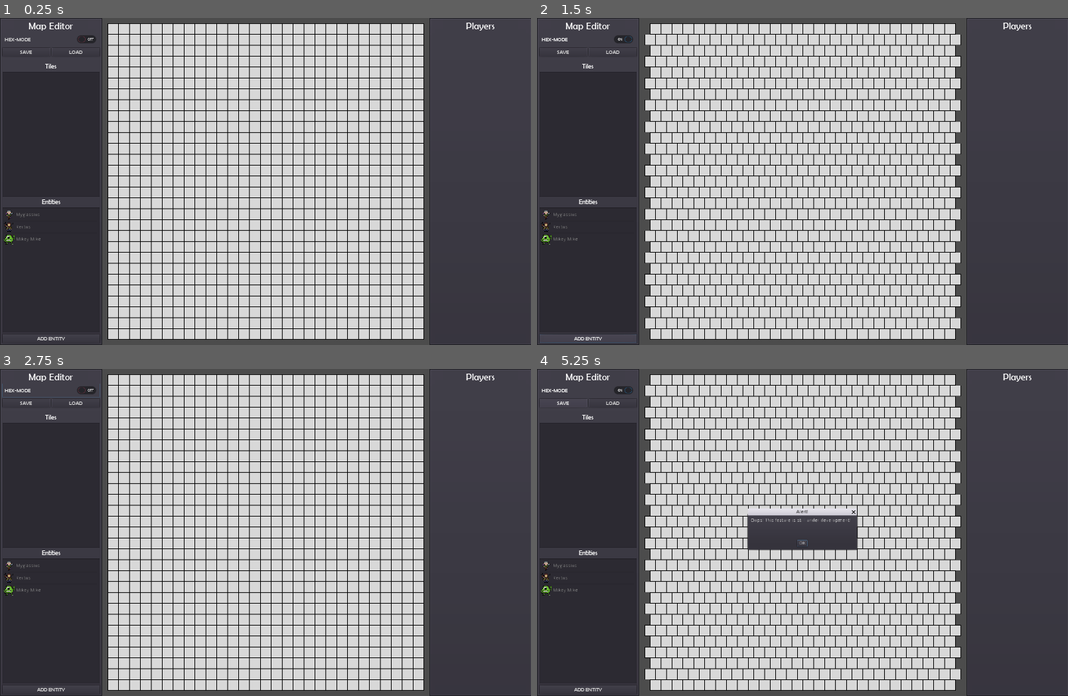
Above: before the commit, frames 1-4 (two rows, left to right).
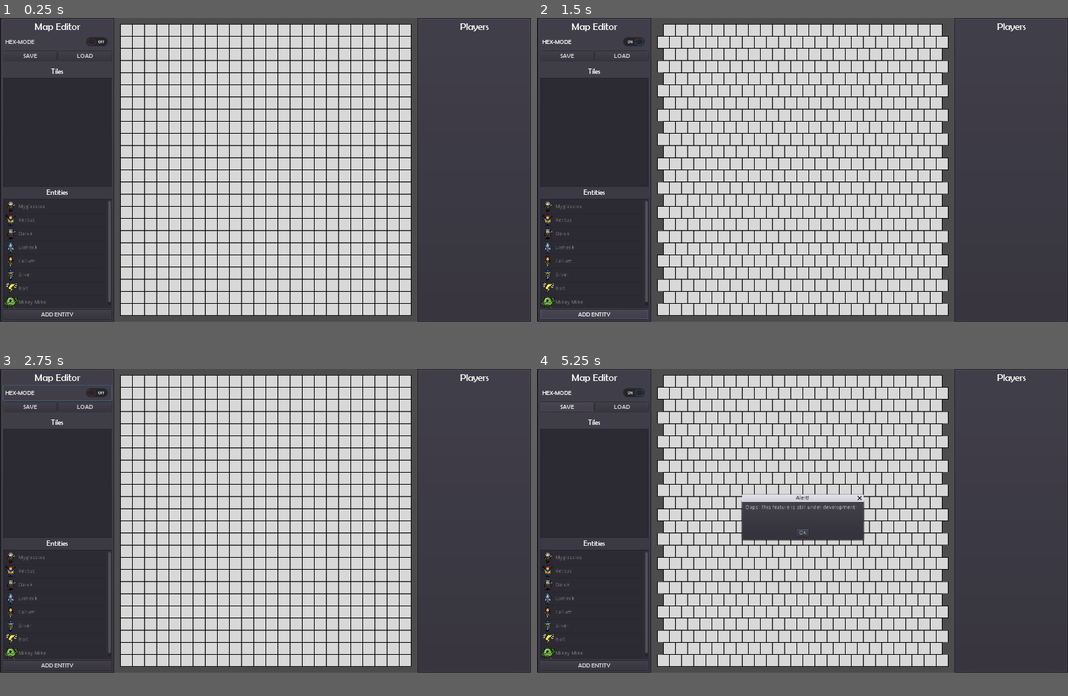
Above: after the commit, the same moments.

Repository: BradHipsher/Map20
Game: Godot game, scene res://main/main.tscn
Two runs of this game, one before a commit and one after it. Both use one fixed random seed, a clock stepped at 60 frames per second and the inputs below.
Inputs:
- Up to frame 1 (0.25 s): no input
- Up to frame 2 (1.5 s): click "HEX-MODE" at 0.5 s; click "ADD ENTITY" at 1.25 s
- Up to frame 3 (2.75 s): click "HEX-MODE" at 2 s
- Up to frame 4 (5.25 s): click "ADD ENTITY" at 2.75 s; click "HEX-MODE" at 3.5 s; click "ADD ENTITY" at 4.25 s; click "SAVE" at 5 s
In our replay, the window is 800x492 before the commit and 800x457 after it. These sizes can differ from the game's own. Grey fills any space a smaller window leaves; there, only what the larger window draws over its background counts as a difference.

The runs differ from the first frame. In frame 1, 27% of the frame differs, in the area x 0-100%, y 0-100%; in frame 2, 27%; in frame 3, 27%; in frame 4, 27%.

Commit message:
added rest of the parter and made player area drag-droppable

Diff:
--- a/main/character-card/character-card.gd
+++ b/main/character-card/character-card.gd
@@ -1,5 +1,8 @@
 extends PanelContainer
 
+var Card = load("res://main/character-card/character-card.tscn")
+
+var dat
 var icn
 var nam
 var dam
@@ -8,15 +11,46 @@
 
 func _ready():
 	print("card ready")
-	icn = get_node("HBoxContainer/icon")
-	nam = get_node("HBoxContainer/VBoxContainer/name")
-	dam = get_node("HBoxContainer/VBoxContainer/stat-container/dmg")
-	hgt = get_node("HBoxContainer/VBoxContainer/stat-container/ht")
-	con = get_node("HBoxContainer/VBoxContainer/condition-container/condition")
+	dat = get_node("character-data")
+	icn = get_node("hbox/icon")
+	nam = get_node("hbox/vbox/name")
+	dam = get_node("hbox/vbox/stat-container/dmg")
+	hgt = get_node("hbox/vbox/stat-container/ht")
+	con = get_node("hbox/vbox/condition-container/condition")
 
 func populate(txt, nm, dmg, ht, cond):
+	dat = get_node("character-data")
+	dat.populate(txt, nm, dmg, ht, cond)
+	icn = get_node("hbox/icon")
+	nam = get_node("hbox/vbox/name")
+	dam = get_node("hbox/vbox/stat-container/dmg")
+	hgt = get_node("hbox/vbox/stat-container/ht")
+	con = get_node("hbox/vbox/condition-container/condition")
 	icn.texture = txt
 	nam.text = nm
 	dam.value = dmg
 	hgt.value = ht
 	con.text = cond
+
+func get_drag_data(position):
+	var data = {}
+	var drag_card = Card.instance()
+	drag_card.populate(
+		dat.icnVal,
+		dat.namVal,
+		dat.damVal,
+		dat.hgtVal,
+		dat.conVal
+	)
+	data["orig"] = self
+	var ctrl = Control.new()
+	ctrl.add_child(drag_card)
+	drag_card.rect_position = -0.5 * drag_card.rect_size
+	set_drag_preview(ctrl)
+	return data
+
+func can_drop_data(position, data):
+	return true
+
+func drop_data(position, data):
+	get_parent().move_child(data["orig"],get_index())
--- a/main/character-card/character-card.tscn
+++ b/main/character-card/character-card.tscn
@@ -1,8 +1,9 @@
-[gd_scene load_steps=6 format=2]
+[gd_scene load_steps=7 format=2]
 
 [ext_resource path="res://res/img/myglassius.png" type="Texture" id=1]
 [ext_resource path="res://res/fonts/BRLNSR.TTF" type="DynamicFontData" id=2]
 [ext_resource path="res://main/character-card/character-card.gd" type="Script" id=3]
+[ext_resource path="res://main/character-data/character-data.tscn" type="PackedScene" id=4]
 
 [sub_resource type="DynamicFont" id=1]
 size = 20
@@ -13,23 +14,29 @@
 font_data = ExtResource( 2 )
 
 [node name="character-card" type="PanelContainer"]
-margin_right = 138.0
-margin_bottom = 64.0
-size_flags_horizontal = 3
+margin_left = 7.0
+margin_top = 7.0
+margin_right = 267.0
+margin_bottom = 88.0
 script = ExtResource( 3 )
 __meta__ = {
 "_edit_use_anchors_": false
 }
 
-[node name="HBoxContainer" type="HBoxContainer" parent="."]
+[node name="character-data" parent="." instance=ExtResource( 4 )]
+
+[node name="hbox" type="HBoxContainer" parent="."]
 margin_left = 7.0
 margin_top = 7.0
 margin_right = 267.0
-margin_bottom = 92.0
+margin_bottom = 88.0
+__meta__ = {
+"_edit_use_anchors_": false
+}
 
-[node name="icon" type="TextureRect" parent="HBoxContainer"]
+[node name="icon" type="TextureRect" parent="hbox"]
 margin_right = 64.0
-margin_bottom = 85.0
+margin_bottom = 81.0
 rect_min_size = Vector2( 64, 0 )
 size_flags_vertical = 3
 texture = ExtResource( 1 )
@@ -38,61 +45,63 @@
 "_edit_use_anchors_": false
 }
 
-[node name="VBoxContainer" type="VBoxContainer" parent="HBoxContainer"]
+[node name="vbox" type="VBoxContainer" parent="hbox"]
 margin_left = 68.0
 margin_right = 260.0
-margin_bottom = 85.0
+margin_bottom = 81.0
 size_flags_horizontal = 3
 
-[node name="name" type="Label" parent="HBoxContainer/VBoxContainer"]
+[node name="name" type="Label" parent="hbox/vbox"]
 margin_right = 192.0
 margin_bottom = 23.0
 custom_fonts/font = SubResource( 1 )
 
-[node name="stat-container" type="HBoxContainer" parent="HBoxContainer/VBoxContainer"]
+[node name="stat-container" type="HBoxContainer" parent="hbox/vbox"]
 margin_top = 27.0
 margin_right = 192.0
 margin_bottom = 51.0
 
-[node name="dmg-label" type="Label" parent="HBoxContainer/VBoxContainer/stat-container"]
+[node name="dmg-label" type="Label" parent="hbox/vbox/stat-container"]
 margin_top = 5.0
 margin_right = 18.0
 margin_bottom = 19.0
 text = "D: "
 
-[node name="dmg" type="SpinBox" parent="HBoxContainer/VBoxContainer/stat-container"]
+[node name="dmg" type="SpinBox" parent="hbox/vbox/stat-container"]
 margin_left = 22.0
 margin_right = 96.0
 margin_bottom = 24.0
 size_flags_horizontal = 3
 
-[node name="ht-label" type="Label" parent="HBoxContainer/VBoxContainer/stat-container"]
+[node name="ht-label" type="Label" parent="hbox/vbox/stat-container"]
 margin_left = 100.0
 margin_top = 5.0
 margin_right = 114.0
 margin_bottom = 19.0
 text = "H:"
 
-[node name="ht" type="SpinBox" parent="HBoxContainer/VBoxContainer/stat-container"]
+[node name="ht" type="SpinBox" parent="hbox/vbox/stat-container"]
 margin_left = 118.0
 margin_right = 192.0
 margin_bottom = 24.0
 size_flags_horizontal = 3
 
-[node name="condition-container" type="HBoxContainer" parent="HBoxContainer/VBoxContainer"]
+[node name="condition-container" type="HBoxContainer" parent="hbox/vbox"]
 margin_top = 55.0
 margin_right = 192.0
 margin_bottom = 81.0
 
-[node name="con-label" type="Label" parent="HBoxContainer/VBoxContainer/condition-container"]
+[node name="con-label" type="Label" parent="hbox/vbox/condition-container"]
 margin_top = 6.0
 margin_right = 69.0
 margin_bottom = 20.0
 text = "Condition: "
 
-[node name="condition" type="LineEdit" parent="HBoxContainer/VBoxContainer/condition-container"]
+[node name="condition" type="LineEdit" parent="hbox/vbox/condition-container"]
 margin_left = 73.0
 margin_right = 192.0
 margin_bottom = 26.0
 size_flags_horizontal = 3
 custom_fonts/font = SubResource( 2 )
+caret_blink = true
+caret_blink_speed = 0.5
--- /dev/null
+++ b/main/character-data/character-data.gd
@@ -0,0 +1,14 @@
+extends Node
+
+var icnVal
+var namVal
+var damVal
+var hgtVal
+var conVal
+
+func populate(txt, nm, dmg, ht, cond):
+	icnVal = txt
+	namVal = nm
+	damVal = dmg
+	hgtVal = ht
+	conVal= cond
--- /dev/null
+++ b/main/character-data/character-data.tscn
@@ -0,0 +1,6 @@
+[gd_scene load_steps=2 format=2]
+
+[ext_resource path="res://main/character-data/character-data.gd" type="Script" id=1]
+
+[node name="character-data" type="Node"]
+script = ExtResource( 1 )
--- a/main/grid/Grid2D.gd
+++ b/main/grid/Grid2D.gd
@@ -27,18 +27,18 @@
 func generate_grid():
 	gridPositions = []
 	if (gridType == 'rect'):
-		for j in 29:
-			for i in 29:
+		for j in 24:
+			for i in 24:
 				var pos = Vector2(32+i*32, 32+j*32)
 				gridPositions.append(pos)
 	if (gridType == 'hex'):
-		for j in 29:
+		for j in 24:
 			if(j % 2):
-				for i in 29:
+				for i in 24:
 					var pos = Vector2(32+i*32, 32+j*32)
 					gridPositions.append(pos)
 			if(! j % 2):
-				for i in 28:
+				for i in 23:
 					var pos = Vector2(48+i*32, 32+j*32)
 					gridPositions.append(pos)
 	refresh_tiles()
--- a/main/main.gd
+++ b/main/main.gd
@@ -2,6 +2,11 @@
 
 const myglassiusTxt = preload("res://res/img/myglassius.png")
 const rectusTxt = preload("res://res/img/rectus.png")
+const darukTxt = preload("res://res/img/daruk.png")
+const lomeckTxt = preload("res://res/img/lomeck.png")
+const callumTxt = preload("res://res/img/callum.png")
+const silverTxt = preload("res://res/img/silver.png")
+const boltTxt = preload("res://res/img/bolt.png")
 const wazowskiTxt = preload("res://res/img/mike-wazowski.png")
 
 var panelLeft
@@ -15,6 +20,11 @@
 	panelRight = get_node("panel-right-anchor/panel-right")
 	add_entity(myglassiusTxt, "Myglassius")
 	add_entity(rectusTxt, "Rectus")
+	add_entity(darukTxt, "Daruk")
+	add_entity(lomeckTxt, "Lomeck")
+	add_entity(callumTxt, "Callum")
+	add_entity(silverTxt, "Silver")
+	add_entity(boltTxt, "Bolt")
 	add_entity(wazowskiTxt, "Mikey Mike")
 
 func add_player(txt, nm, dmg = 0, ht = 0, cond = ""):
--- a/main/main.tscn
+++ b/main/main.tscn
@@ -18,7 +18,7 @@
 position = Vector2( 300, 0 )
 
 [node name="panel-right-anchor" type="Node2D" parent="."]
-position = Vector2( 1260, 0 )
+position = Vector2( 1100, 0 )
 
 [node name="panel-right" parent="panel-right-anchor" instance=ExtResource( 1 )]
 anchor_right = 1.0
--- a/main/panel-left/panel-left.tscn
+++ b/main/panel-left/panel-left.tscn
@@ -31,7 +31,7 @@
 anchor_right = 0.219684
 anchor_bottom = 1.0
 margin_right = -250.0
-rect_min_size = Vector2( 300, 960 )
+rect_min_size = Vector2( 300, 800 )
 size_flags_vertical = 3
 script = ExtResource( 2 )
 __meta__ = {
@@ -49,7 +49,7 @@
 margin_left = 7.0
 margin_top = 7.0
 margin_right = 293.0
-margin_bottom = 953.0
+margin_bottom = 793.0
 __meta__ = {
 "_edit_use_anchors_": false
 }
@@ -111,14 +111,14 @@
 [node name="tiles" type="ItemList" parent="panel-container/vbox"]
 margin_top = 152.0
 margin_right = 286.0
-margin_bottom = 518.0
+margin_bottom = 438.0
 size_flags_horizontal = 3
 size_flags_vertical = 3
 
 [node name="entitiesLabel" type="RichTextLabel" parent="panel-container/vbox"]
-margin_top = 522.0
+margin_top = 442.0
 margin_right = 286.0
-margin_bottom = 546.0
+margin_bottom = 466.0
 custom_fonts/normal_font = SubResource( 6 )
 bbcode_enabled = true
 bbcode_text = "[center]Entities[/center]"
@@ -126,16 +126,16 @@
 fit_content_height = true
 
 [node name="entities" type="ItemList" parent="panel-container/vbox"]
-margin_top = 550.0
+margin_top = 470.0
 margin_right = 286.0
-margin_bottom = 917.0
+margin_bottom = 757.0
 size_flags_horizontal = 3
 size_flags_vertical = 3
 
 [node name="addPlayer" type="Button" parent="panel-container/vbox"]
-margin_top = 921.0
+margin_top = 761.0
 margin_right = 286.0
-margin_bottom = 946.0
+margin_bottom = 786.0
 custom_fonts/font = SubResource( 7 )
 text = "ADD ENTITY"
 
--- a/main/panel-right/panel-right.tscn
+++ b/main/panel-right/panel-right.tscn
@@ -10,7 +10,7 @@
 
 [node name="panel-right" type="Panel"]
 anchor_bottom = 1.0
-rect_min_size = Vector2( 300, 960 )
+rect_min_size = Vector2( 300, 800 )
 size_flags_vertical = 3
 script = ExtResource( 2 )
 __meta__ = {
@@ -28,7 +28,7 @@
 margin_left = 7.0
 margin_top = 7.0
 margin_right = 293.0
-margin_bottom = 953.0
+margin_bottom = 793.0
 __meta__ = {
 "_edit_use_anchors_": false
 }
@@ -45,13 +45,13 @@
 [node name="players" type="ScrollContainer" parent="panel-container/vbox"]
 margin_top = 37.0
 margin_right = 286.0
-margin_bottom = 946.0
+margin_bottom = 786.0
 size_flags_horizontal = 3
 size_flags_vertical = 3
 
 [node name="players-vbox" type="VBoxContainer" parent="panel-container/vbox/players"]
 margin_right = 286.0
-margin_bottom = 909.0
+margin_bottom = 749.0
 size_flags_horizontal = 3
 size_flags_vertical = 3
 script = ExtResource( 4 )
--- a/main/panel-right/players-vbox.gd
+++ b/main/panel-right/players-vbox.gd
@@ -1,8 +1,15 @@
 extends VBoxContainer
 
 const card = preload("res://main/character-card/character-card.tscn")
+var dat = load("res://main/character-data/character-data.tscn")
 
 func add_player(txt, nm, dmg, ht, cond):
 	var newChar = card.instance()
 	add_child(newChar)
 	newChar.populate(txt, nm, dmg, ht, cond)
+
+func can_drop_data(position, data):
+	return true
+
+func drop_data(position, data):
+	move_child(data["orig"],get_child_count())
--- a/project.godot
+++ b/project.godot
@@ -20,8 +20,8 @@
 
 [display]
 
-window/size/width=1558
-window/size/height=960
+window/size/width=1400
+window/size/height=800
 window/stretch/mode="2d"
 window/stretch/aspect="keep"
 
Not shown, changed: export_presets.cfg
Binary file added: res/img/bolt.png
Not shown, added: res/img/bolt.png.import
Binary file added: res/img/callum.png
Not shown, added: res/img/callum.png.import
Binary file added: res/img/daruk.png
Not shown, added: res/img/daruk.png.import
Binary file added: res/img/lomeck.png
Not shown, added: res/img/lomeck.png.import
Not shown, added: res/img/lomek.png.import
Binary file changed: res/img/rectus.png
Binary file added: res/img/silver.png
(and 1 more such lines)
